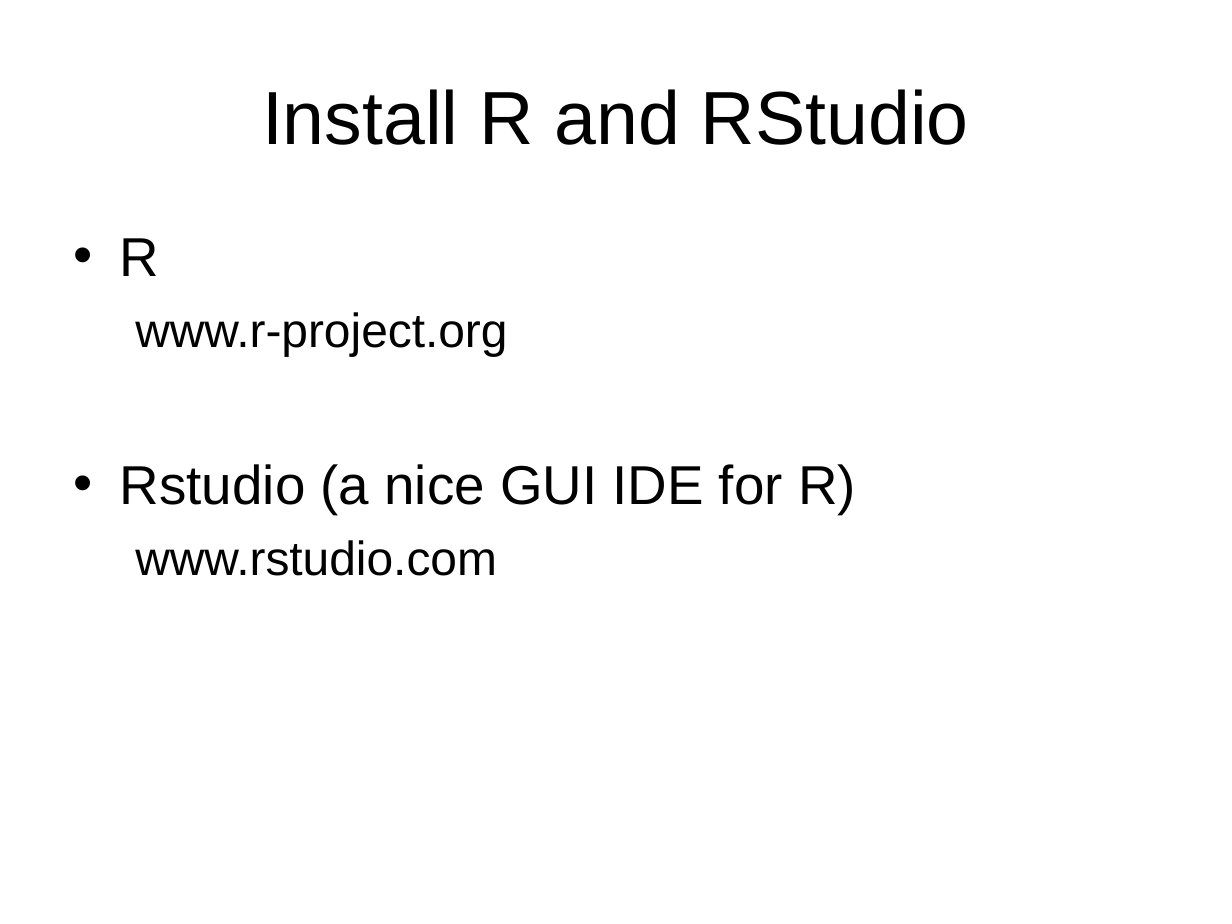
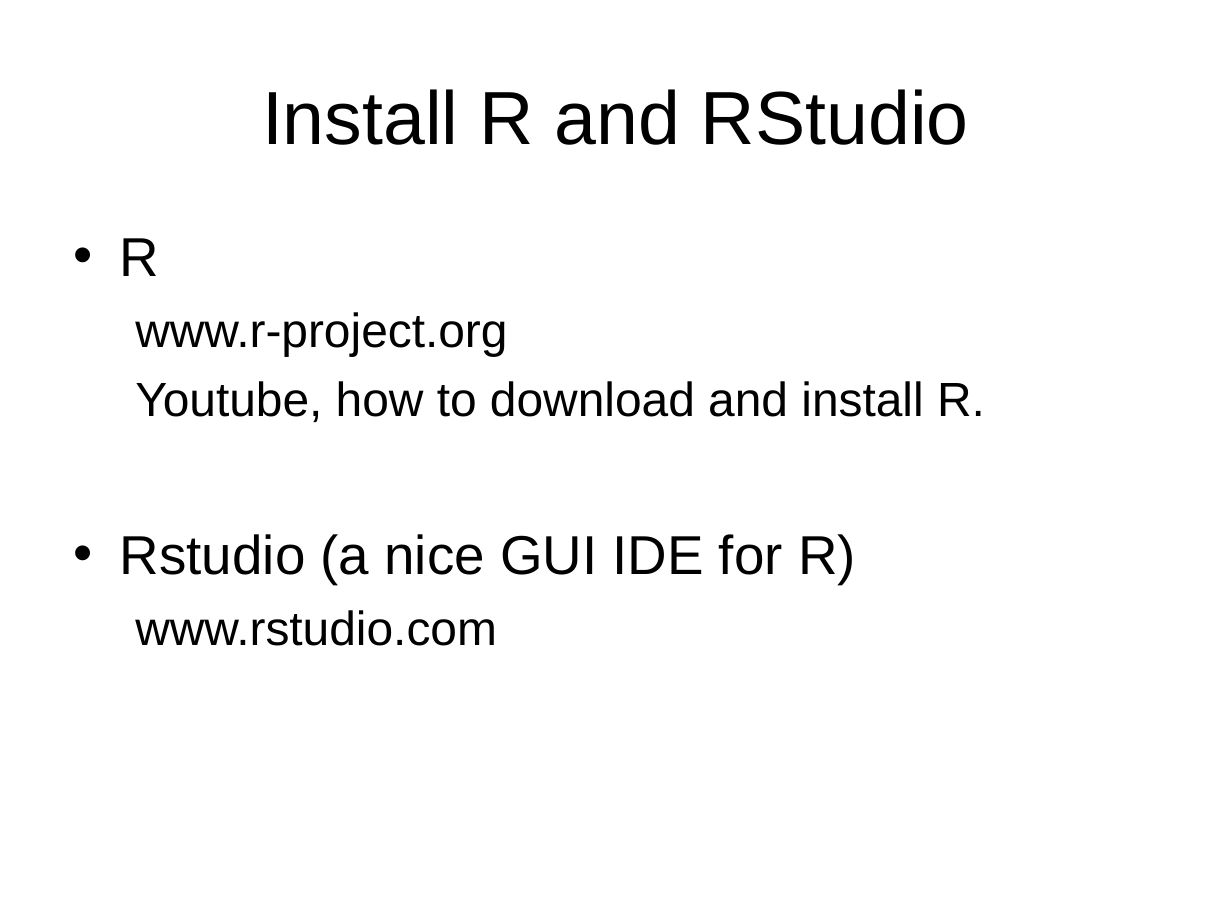
Before and after one commit to hongqin/R-workshop-GAS14, a slide deck: slide 2 of 1/R_by_metric_case.ppt. Drawn at 1232x924 pixels with LibreOffice and Linux fonts; fonts in the diff are those of the drawing. Boxes give left, top, right and bottom in pixels: in the first picture for what was removed or moved away, otherwise in the second. Text is boxed around its words. In the diff, an @@ line names an element or a change of style, - is before the commit and + after.

```diff
--- a/1/R_by_metric_case.ppt
+++ b/1/R_by_metric_case.ppt
@@ text at [135, 381, 985, 422]: paragraph added @@
+  Youtube, how to download and install R.
```
Also in this commit, not shown: 2 other files.
